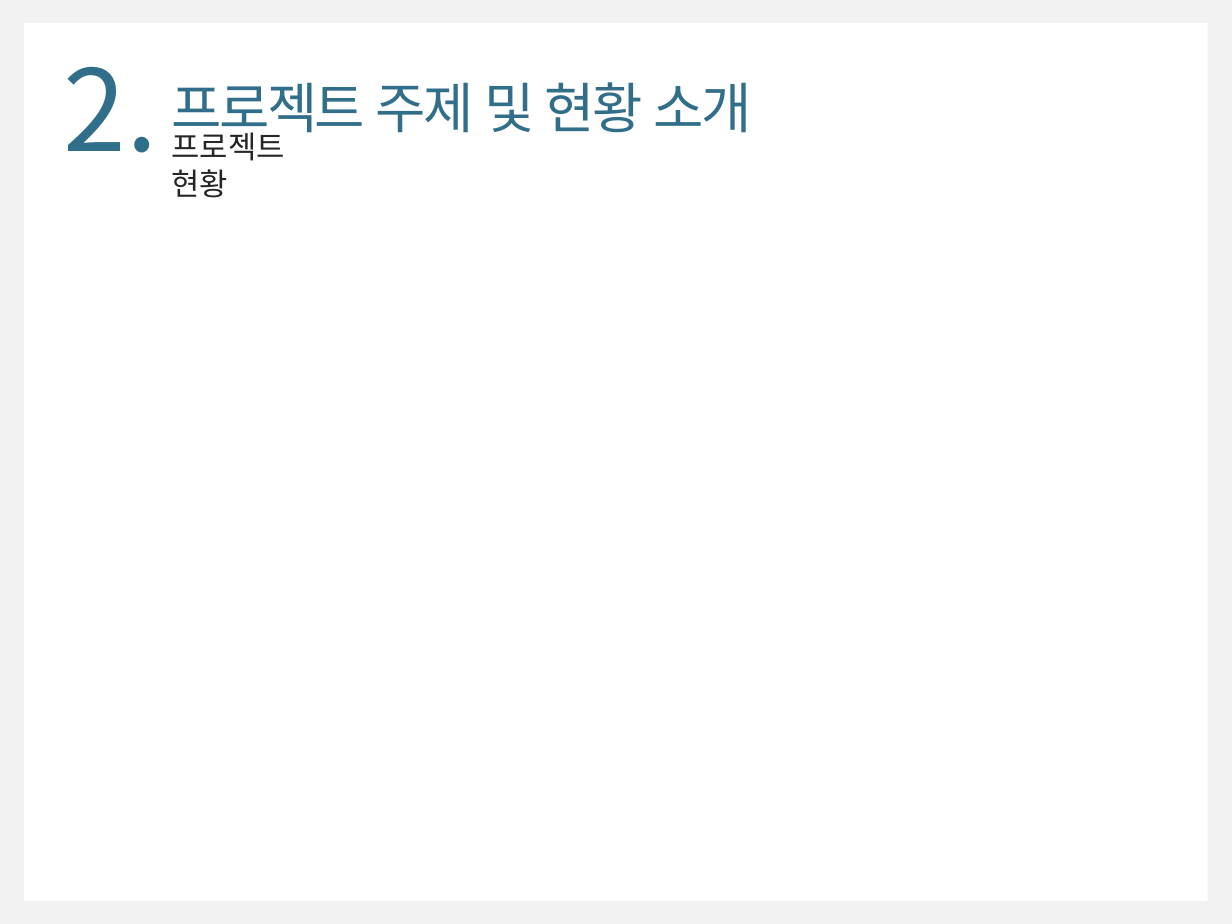
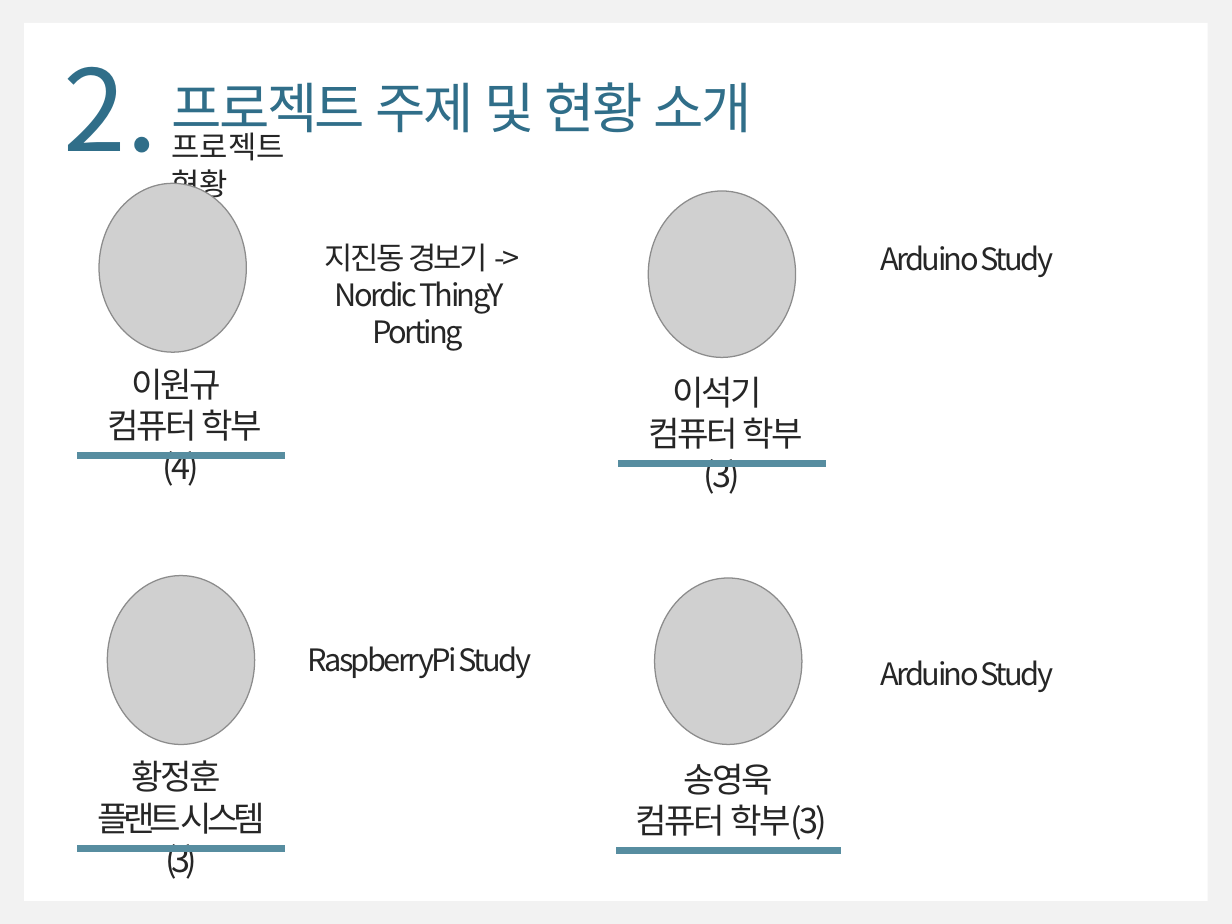
Before and after one commit to WongyuLee/KNU_SoftwareEngineering_2Team, a slide deck: slide 5 of SoftwareEngineering_2Team.pptx. Drawn at 1232x924 pixels with LibreOffice and Linux fonts; fonts in the diff are those of the drawing; grey boxes stand for pictures. Boxes give left, top, right and bottom in pixels: in the first picture for what was removed or moved away, otherwise in the second. Text is boxed around its words. In the diff, an @@ line names an element or a change of style, - is before the commit and + after.

```diff
--- a/SoftwareEngineering_2Team.pptx
+++ b/SoftwareEngineering_2Team.pptx
@@ picture added at <box>99,184,246,352</box> @@
@@ picture added at <box>648,191,796,357</box> @@
@@ text added at <box>325,243,504,351</box>, 18 pt, text #262626 @@
+지진동 경보기 -> Nordic ThingY Porting
@@ text added at <box>880,245,1054,277</box>, 18 pt, text #262626 @@
+Arduino Study
@@ text added at <box>107,368,261,486</box>, 20 pt, text #262626 @@
+이원규
+컴퓨터 학부(4)
@@ text added at <box>648,376,802,494</box>, 20 pt, text #262626 @@
+이석기
+컴퓨터 학부(3)
@@ rectangle added at <box>78,453,285,460</box>, fill #578DA0, outline #578DA0 0 pt @@
@@ rectangle added at <box>618,461,825,467</box>, fill #578DA0, outline #578DA0 0 pt @@
@@ picture added at <box>107,575,255,744</box> @@
@@ picture added at <box>654,578,802,744</box> @@
@@ text added at <box>307,646,532,678</box>, 18 pt, text #262626 @@
+RaspberryPi Study
@@ text added at <box>880,660,1054,692</box>, 18 pt, text #262626 @@
+Arduino Study
@@ text added at <box>97,760,265,834</box>, 20 pt, text #262626 @@
+황정훈
+플랜트 시스템(3)
@@ text added at <box>636,763,827,840</box>, 20 pt, text #262626 @@
+송영욱
+컴퓨터 학부(3)
@@ rectangle added at <box>78,845,285,851</box>, fill #578DA0, outline #578DA0 0 pt @@
@@ rectangle added at <box>616,848,840,854</box>, fill #578DA0, outline #578DA0 0 pt @@
```
Also in this commit, not shown: 11 other slides changed, 2 slides added.
